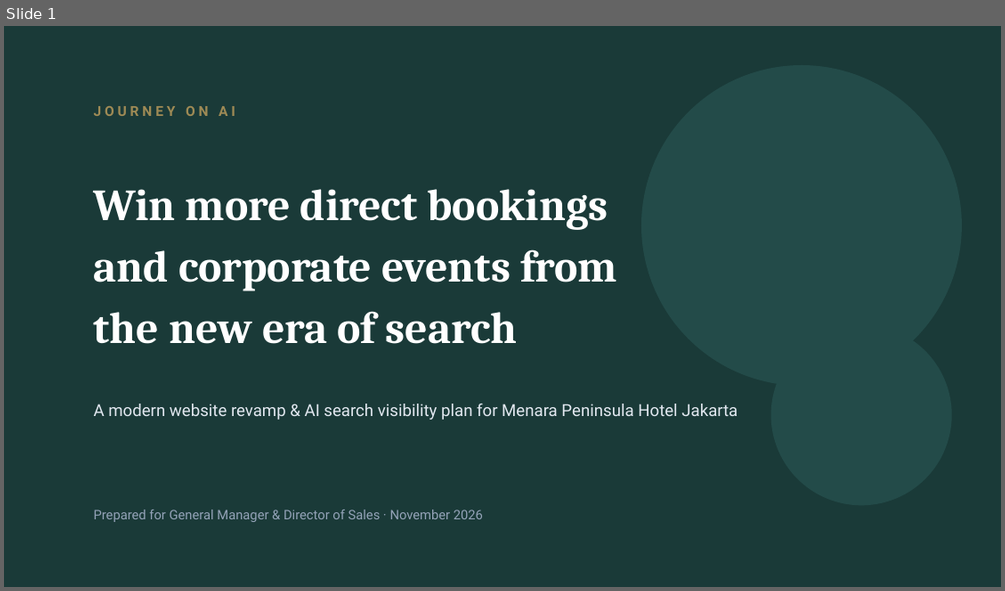
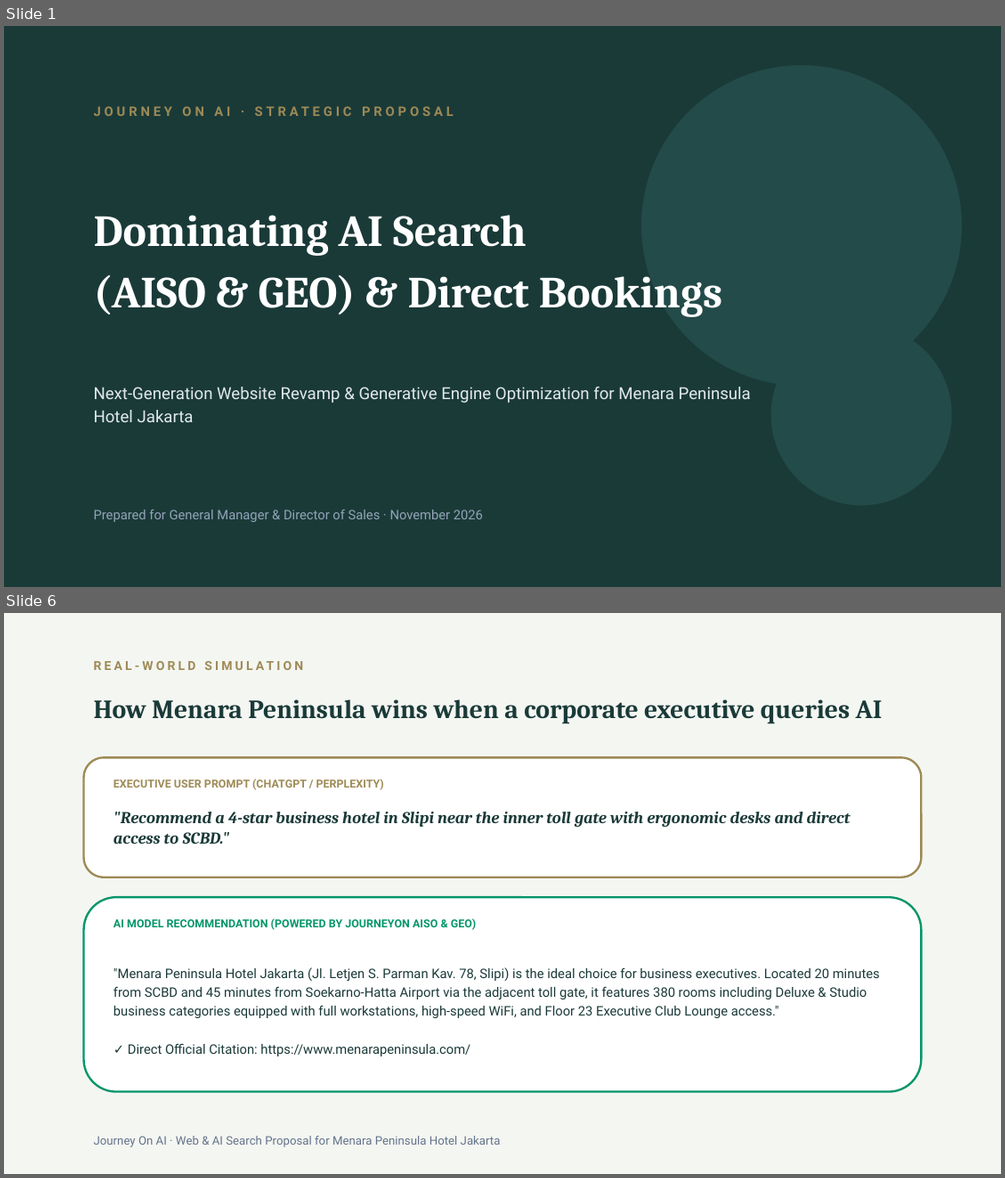
Before and after one commit to arbuuuud/menarapeninsula, a slide deck: PITCH_DECK_MENARA_PENINSULA_AISO_V3.pptx. Shown one above the other, each under a label of ours: slide 1 before the commit, slides 1 and 6 after it; the slides between them are not shown. The pictures are 1005x591 and 1005x1178 pixels, drawn with LibreOffice and Linux fonts; fonts in the diff are those of the drawing. Boxes give left, top, right and bottom in pixels: in the first picture for what was removed or moved away, otherwise in the second. Text is boxed around its words. In the diff, an @@ line names an element or a change of style, - is before the commit and + after.

Commit message:
feat(deck-v3): balance pitch deck with explicit GEO & AISO frameworks, real AI prompt simulation, and diagnostic audit report findings

```diff
--- a/PITCH_DECK_MENARA_PENINSULA_AISO_V3.pptx
+++ b/PITCH_DECK_MENARA_PENINSULA_AISO_V3.pptx
@@ slide 6 added at (4, 613, 1001, 1174), background #F4F6F2 @@
@@ text added at (84, 655, 921, 677), 9 pt, text #9E8A55, bold @@
+REAL-WORLD SIMULATION
@@ text added at (94, 699, 882, 724), 19 pt, text #1A3A38, bold @@
+How Menara Peninsula wins when a corporate executive queries AI
@@ rounded rectangle added at (84, 757, 921, 877), fill #FFFFFF, outline #9E8A55 1.5 pt @@
@@ text added at (113, 779, 384, 790), 8 pt, text #9E8A55, bold @@
+EXECUTIVE USER PROMPT (CHATGPT / PERPLEXITY)
@@ text added at (113, 811, 850, 844), 12 pt, text #1A3A38, bold, italic @@
+"Recommend a 4-star business hotel in Slipi near the inner toll gate with ergonomic desks and direct access to SCBD."
@@ rounded rectangle added at (84, 897, 921, 1092), fill #FFFFFF, outline #059669 1.5 pt @@
@@ text added at (113, 918, 477, 930), 8 pt, text #059669, bold @@
+AI MODEL RECOMMENDATION (POWERED BY JOURNEYON AISO & GEO)
@@ text added at (113, 967, 880, 1056), 9.5 pt, text #1A3A38 @@
+"Menara Peninsula Hotel Jakarta (Jl. Letjen S. Parman Kav. 78, Slipi) is the ideal choice for business executives. Located 20 minutes from SCBD and 45 minutes from Soekarno-Hatta Airport via the adjacent toll gate, it features 380 rooms including Deluxe & Studio business categories equipped with full workstations, high-speed WiFi, and Floor 23 Executive Club Lounge access."
+✓ Direct Official Citation: https://www.menarapeninsula.com/
@@ text added at (94, 1135, 501, 1147), 8.5 pt, text #64748B @@
+Journey On AI · Web & AI Search Proposal for Menara Peninsula Hotel Jakarta
@@ slide 1 changed as well @@
@@ text at (94, 106, 453, 116): text changed; size 10 to 9.5 pt @@
-JOURNEY ON AI
+JOURNEY ON AI · STRATEGIC PROPOSAL
@@ text at (94, 215, 722, 317): text changed @@
-Win more direct bookings
-and corporate events from
-the new era of search
+Dominating AI Search
+(AISO & GEO) & Direct Bookings
@@ text at (94, 386, 751, 422): text changed @@
-A modern website revamp & AI search visibility plan for Menara Peninsula Hotel Jakarta
+Next-Generation Website Revamp & Generative Engine Optimization for Menara Peninsula Hotel Jakarta
```
Also in this commit, not shown: 6 other slides changed, 3 other slides added, 4 slides removed, 4 other files.
